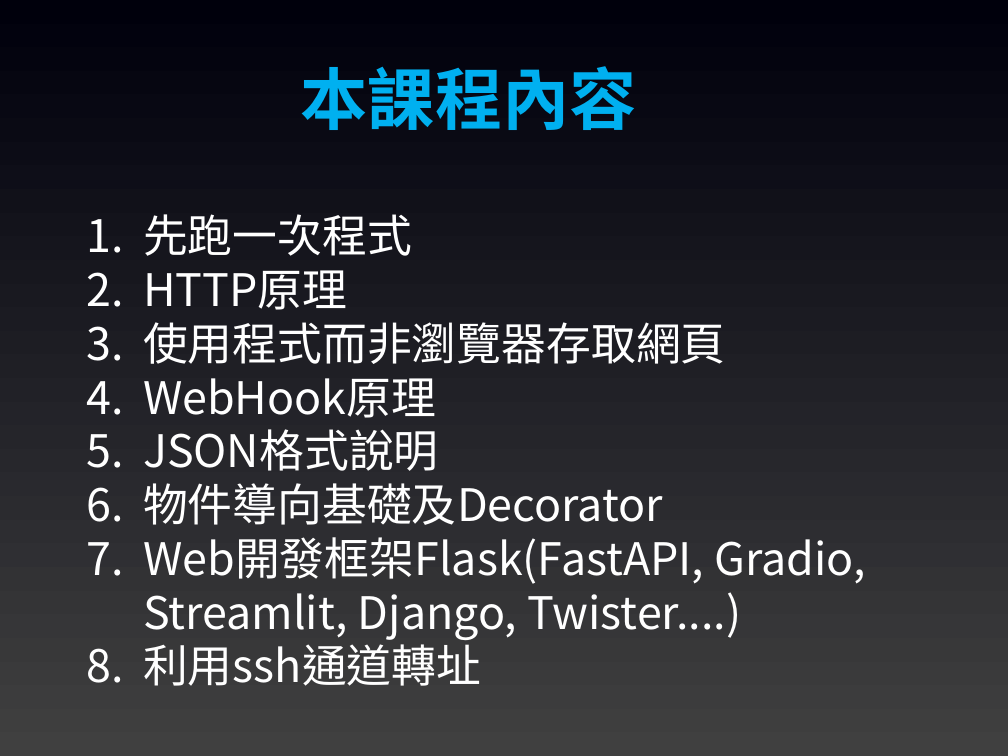
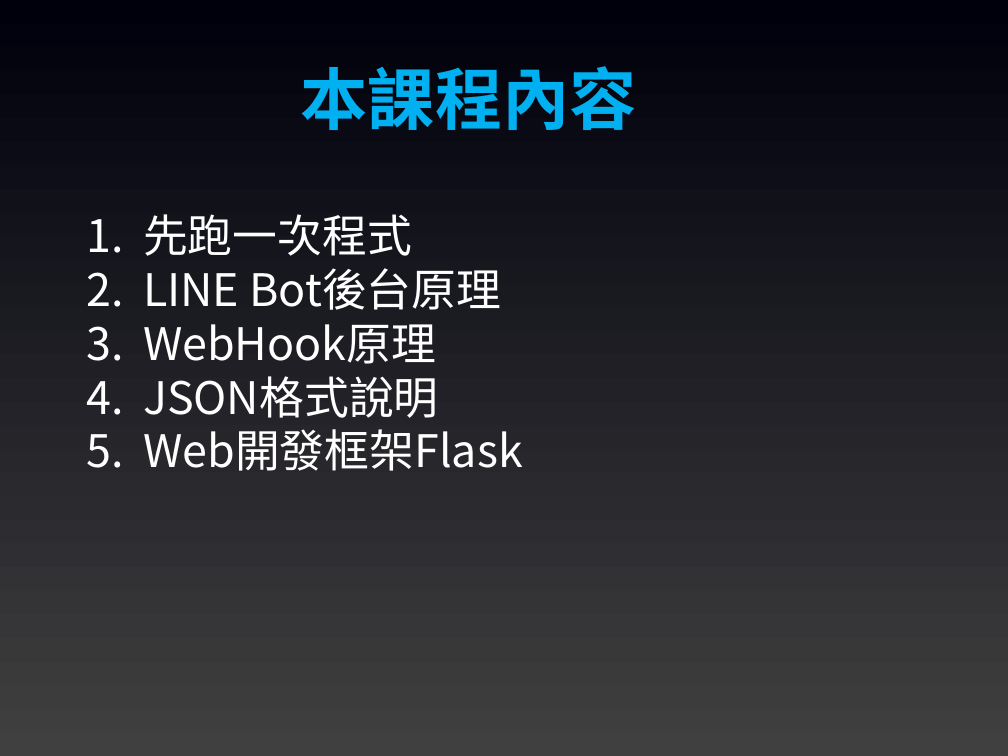
Before and after one commit to joshhu/sculinebot2024, a slide deck: slide 2 of Slides/05. 基礎觀念及知識.pptx. Drawn at 1008x756 pixels with LibreOffice and Linux fonts; fonts in the diff are those of the drawing. Boxes give left, top, right and bottom in pixels: in the first picture for what was removed or moved away, otherwise in the second. Text is boxed around its words. In the diff, an @@ line names an element or a change of style, - is before the commit and + after.

```diff
--- a/Slides/05. 基礎觀念及知識.pptx
+++ b/Slides/05. 基礎觀念及知識.pptx
@@ text at bbox=[143, 268, 501, 310]: text changed @@
-2. HTTP原理
-3. 使用程式而非瀏覽器存取網頁
+2. LINE Bot後台原理
@@ text at bbox=[143, 429, 523, 471]: text changed @@
-6. 物件導向基礎及Decorator
-7. Web開發框架Flask(FastAPI, Gradio, Streamlit, Django, Twister....)
-8. 利用ssh通道轉址
+5. Web開發框架Flask
```
Also in this commit, not shown: 6 other slides changed, 14 slides added, 20 slides removed, 4 other files.
